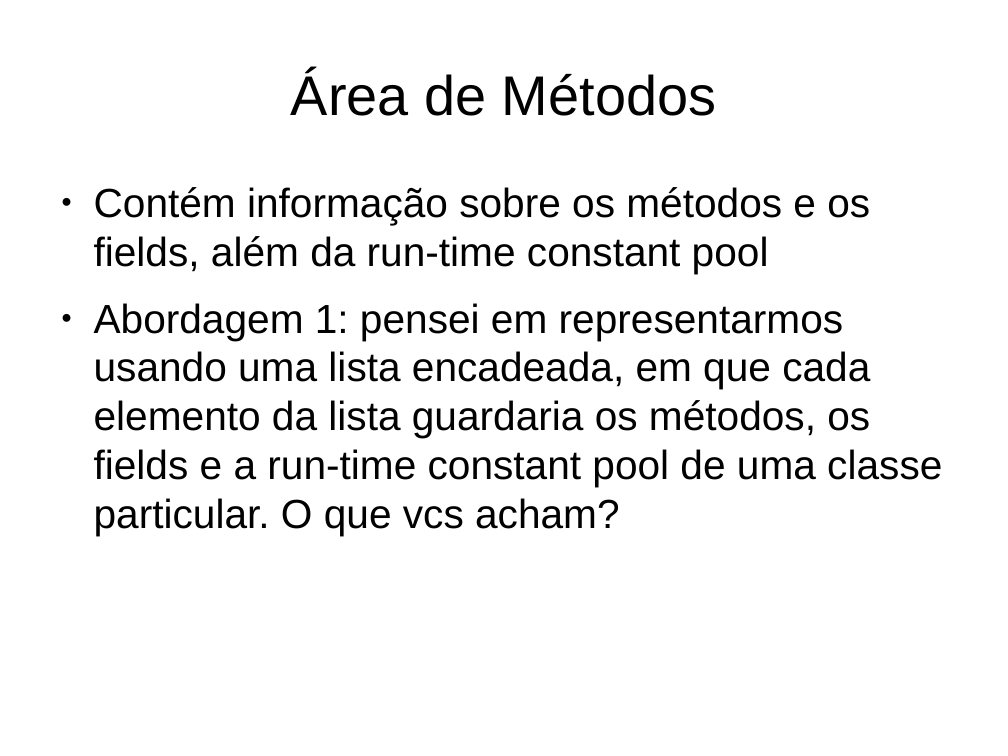
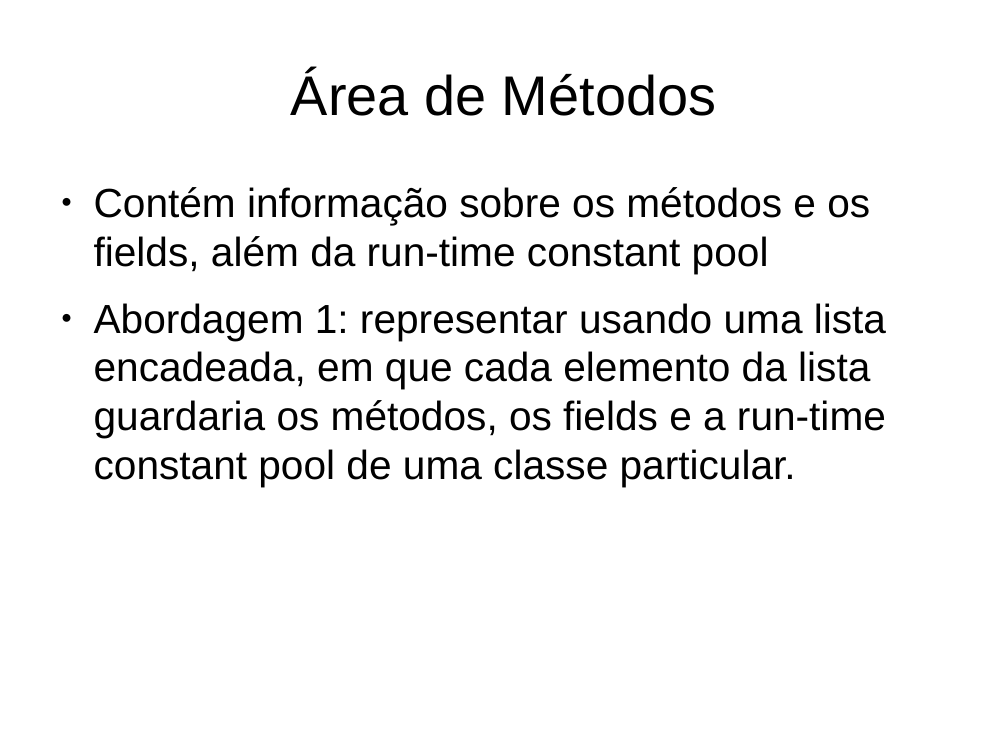
Before and after one commit to gabrielmm1234/jvm-sb, a slide deck: slide 15 of projetoLogico/apresentacao.odp (slide 14 before the commit). Drawn at 1008x756 pixels with LibreOffice and Linux fonts; fonts in the diff are those of the drawing. Boxes give left, top, right and bottom in pixels: in the first picture for what was removed or moved away, otherwise in the second. Text is boxed around its words. In the diff, an @@ line names an element or a change of style, - is before the commit and + after.

```diff
--- a/projetoLogico/apresentacao.odp
+++ b/projetoLogico/apresentacao.odp
@@ text at (94,303,886,487): text changed @@
-● Abordagem 1: pensei em representarmos usando uma lista encadeada, em que cada elemento da lista guardaria os métodos, os fields e a run-time constant pool de uma classe particular. O que vcs acham?
+● Abordagem 1: representar usando uma lista encadeada, em que cada elemento da lista guardaria os métodos, os fields e a run-time constant pool de uma classe particular.
```
Also in this commit, not shown: 15 other slides changed, 2 slides added, 3 slides removed, 1 other file.
